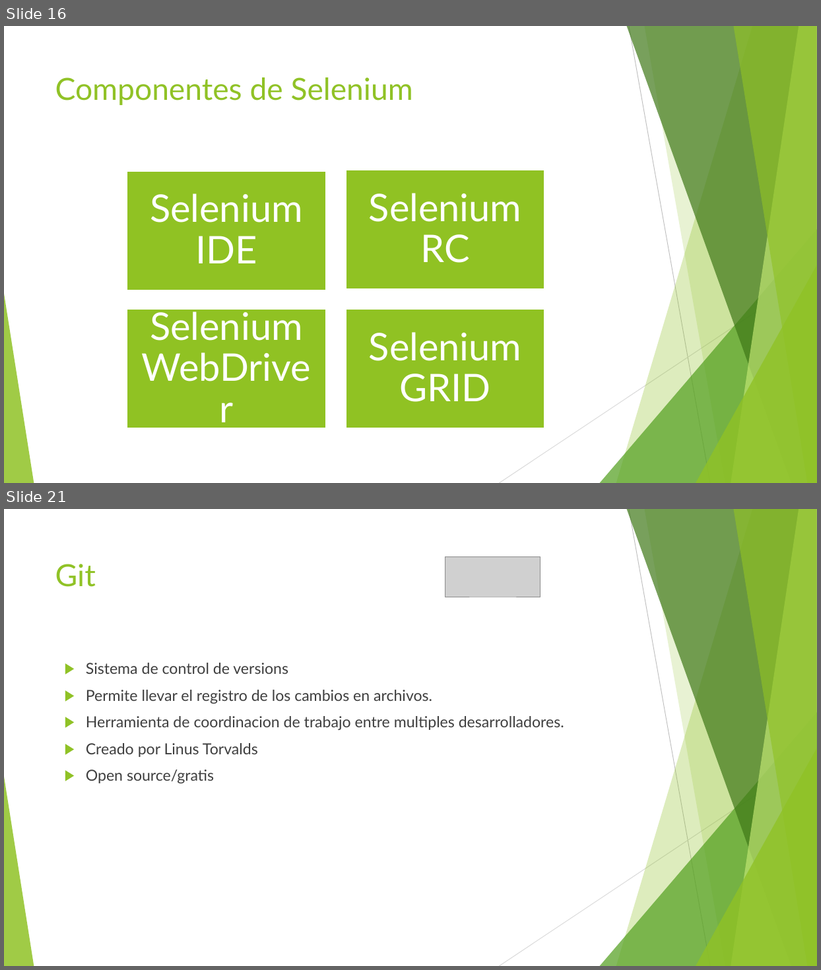
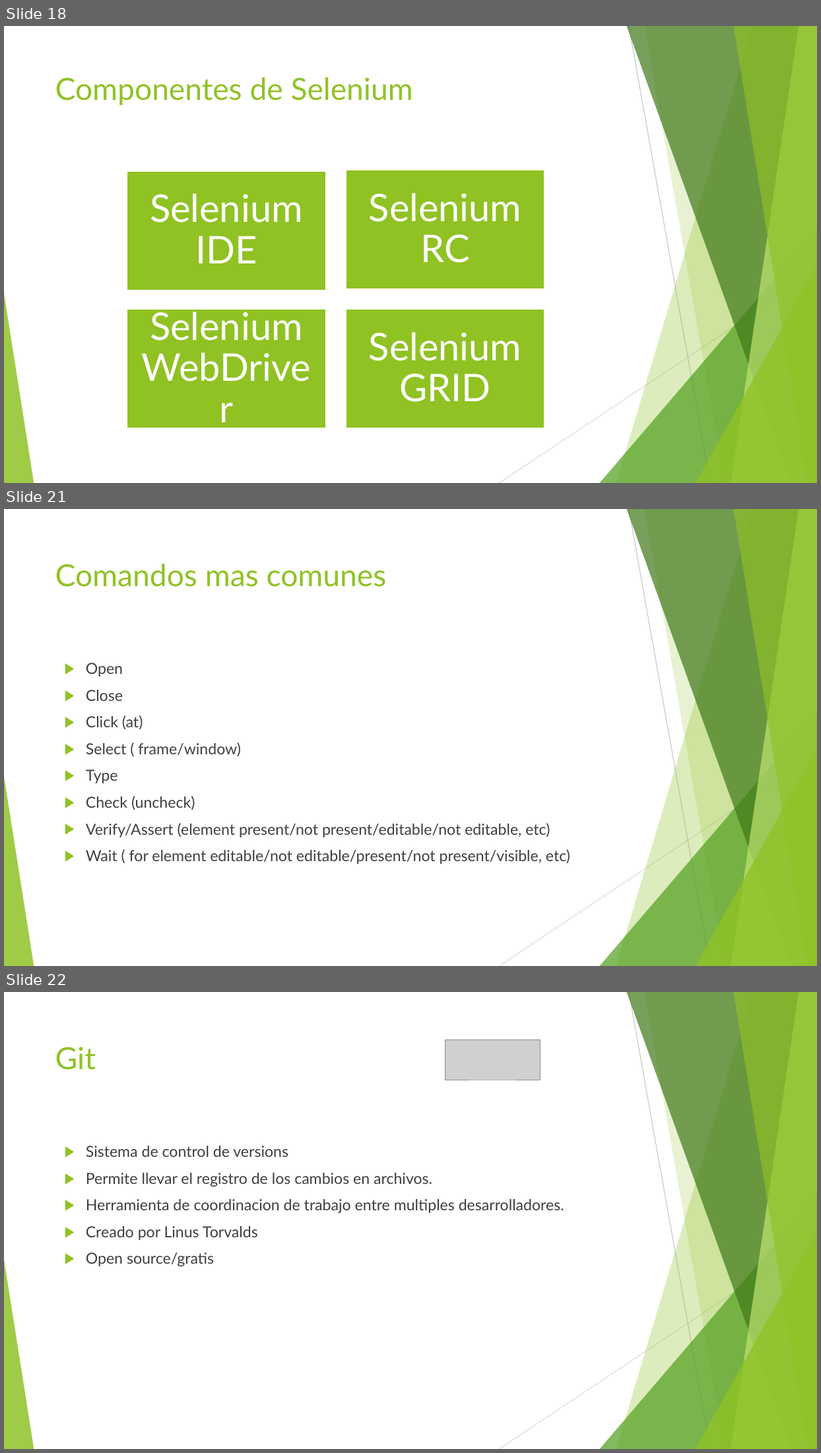
Before and after one commit to jomarnavarro/intro_automation, a slide deck: presentaciones/Selenium, session 1.pptx. Shown one above the other, each under a label of ours: slides 16 and 21 before the commit, slides 18, 21 and 22 after it; the slides between them are not shown. The pictures are 821x970 and 821x1453 pixels, drawn with LibreOffice and Linux fonts; fonts in the diff are those of the drawing; grey boxes stand for pictures. Boxes give left, top, right and bottom in pixels: in the first picture for what was removed or moved away, otherwise in the second. Text is boxed around its words. In the diff, an @@ line names an element or a change of style, - is before the commit and + after.

```diff
--- a/presentaciones/Selenium, session 1.pptx
+++ b/presentaciones/Selenium, session 1.pptx
@@ slide 21 added at box(4, 509, 817, 966), background #FFFFFF; not listed: 10 template elements that a slide beside it also shows @@
@@ title added at box(55, 564, 387, 587), 36 pt, text #90C226 @@
+Comandos mas comunes
@@ text added at box(86, 663, 570, 864), 18 pt, text #3F3F3F @@
+▶ Open
+▶ Close
+▶ Click (at)
+▶ Select ( frame/window)
+▶ Type
+▶ Check (uncheck)
+▶ Verify/Assert (element present/not present/editable/not editable, etc)
+▶ Wait ( for element editable/not editable/present/not present/visible, etc)
@@ what was slide 16 is now slide 18 @@
@@ what was slide 21 is now slide 22 @@
```
Also in this commit, not shown: 8 slides changed, 2 other slides added, 2 slides removed.
